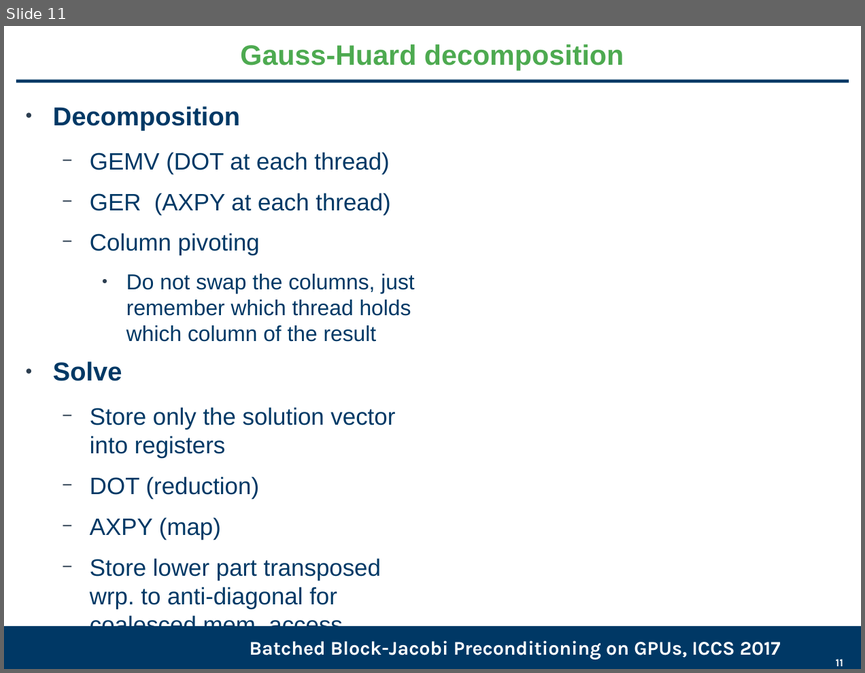
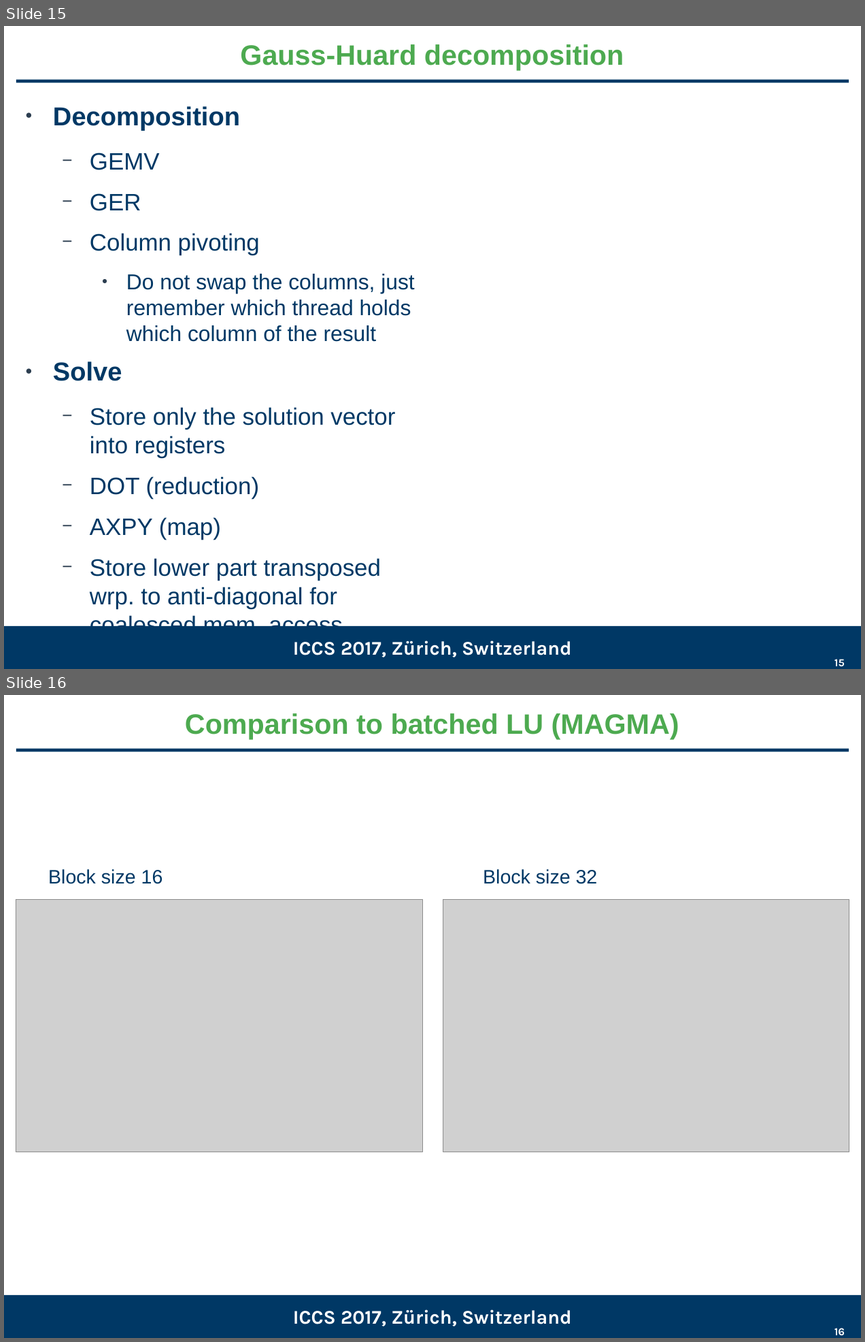
Before and after one commit to gflegar/talks, a slide deck: iccs_2017/slides.odp. Shown one above the other, each under a label of ours: slide 11 before the commit, slides 15 and 16 after it. The pictures are 865x673 and 865x1342 pixels, drawn with LibreOffice and Linux fonts; fonts in the diff are those of the drawing; grey boxes stand for pictures; background and template pictures are left out. Boxes give left, top, right and bottom in pixels: in the first picture for what was removed or moved away, otherwise in the second. Text is boxed around its words. In the diff, an @@ line names an element or a change of style, - is before the commit and + after.

```diff
--- a/iccs_2017/slides.odp
+++ b/iccs_2017/slides.odp
@@ slide 16 added at bbox=[4, 695, 861, 1338], background #FFFFFF; not listed: 2 template elements that a slide beside it also shows @@
@@ title added at bbox=[185, 713, 679, 739], 26 pt, text #4DAA50, bold @@
+Comparison to batched LU (MAGMA)
@@ text added at bbox=[48, 869, 163, 884], 18 pt, text #003865 @@
+Block size 16
@@ text added at bbox=[483, 869, 598, 884], 18 pt, text #003865 @@
+Block size 32
@@ picture added at bbox=[16, 900, 423, 1151] @@
@@ picture added at bbox=[443, 900, 849, 1151] @@
@@ text added at bbox=[293, 1309, 572, 1326], 18 pt, text #FFFFFF, bold @@
+ICCS 2017, Zürich, Switzerland
@@ page number added at bbox=[834, 1327, 844, 1336], 10 pt, text #FFFFFF, bold @@
+16
@@ what was slide 11 is now slide 15 @@
@@ slide 15 changed as well @@
@@ text at bbox=[90, 152, 160, 211]: text changed @@
-  − GEMV (DOT at each thread)
-  − GER (AXPY at each thread)
+  − GEMV
+  − GER
@@ text at bbox=[293, 640, 572, 657]: text changed @@
-Batched Block-Jacobi Preconditioning on GPUs, ICCS 2017
+ICCS 2017, Zürich, Switzerland
@@ page number at bbox=[834, 658, 844, 667]: text changed @@
-11
+15
```
Also in this commit, not shown: 13 other slides changed, 4 other slides added, 2 slides removed.
